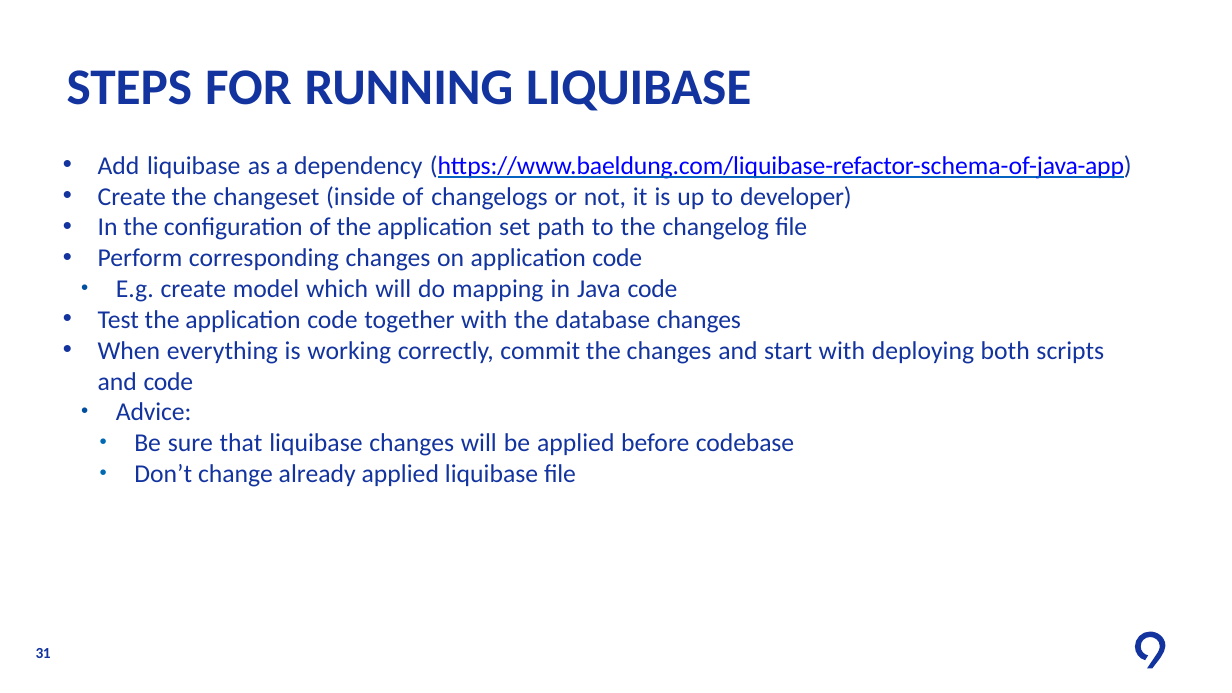
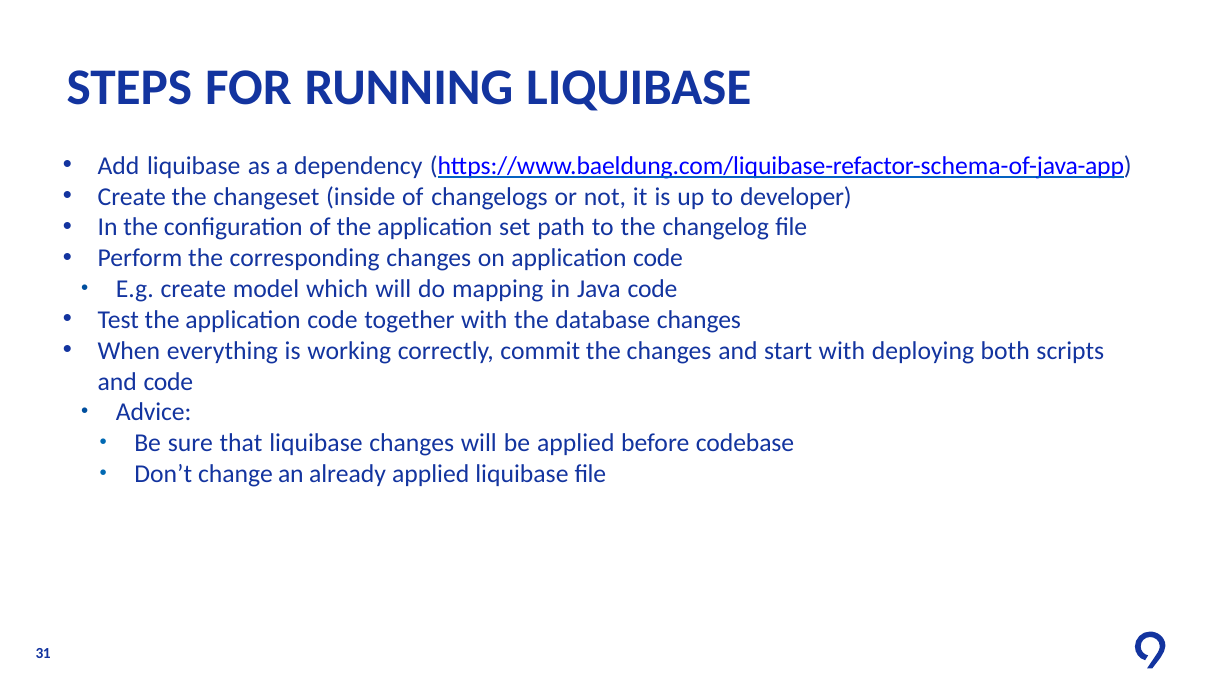
Before and after one commit to levinine/code9-2024, a slide deck: slide 31 of day-3-microservices/Understanding_Microservices.pptx. Drawn at 1232x693 pixels with LibreOffice and Linux fonts; fonts in the diff are those of the drawing; background and template pictures are left out. Boxes give left, top, right and bottom in pixels: in the first picture for what was removed or moved away, otherwise in the second. Text is boxed around its words. In the diff, an @@ line names an element or a change of style, - is before the commit and + after.

Commit message:
Updated the ppt

```diff
--- a/day-3-microservices/Understanding_Microservices.pptx
+++ b/day-3-microservices/Understanding_Microservices.pptx
@@ text at (98,248,683,271): text changed @@
-• Perform corresponding changes on application code
+• Perform the corresponding changes on application code
@@ text at (134,464,607,487): text changed @@
-    • Don’t change already applied liquibase file
+    • Don’t change an already applied liquibase file
```
